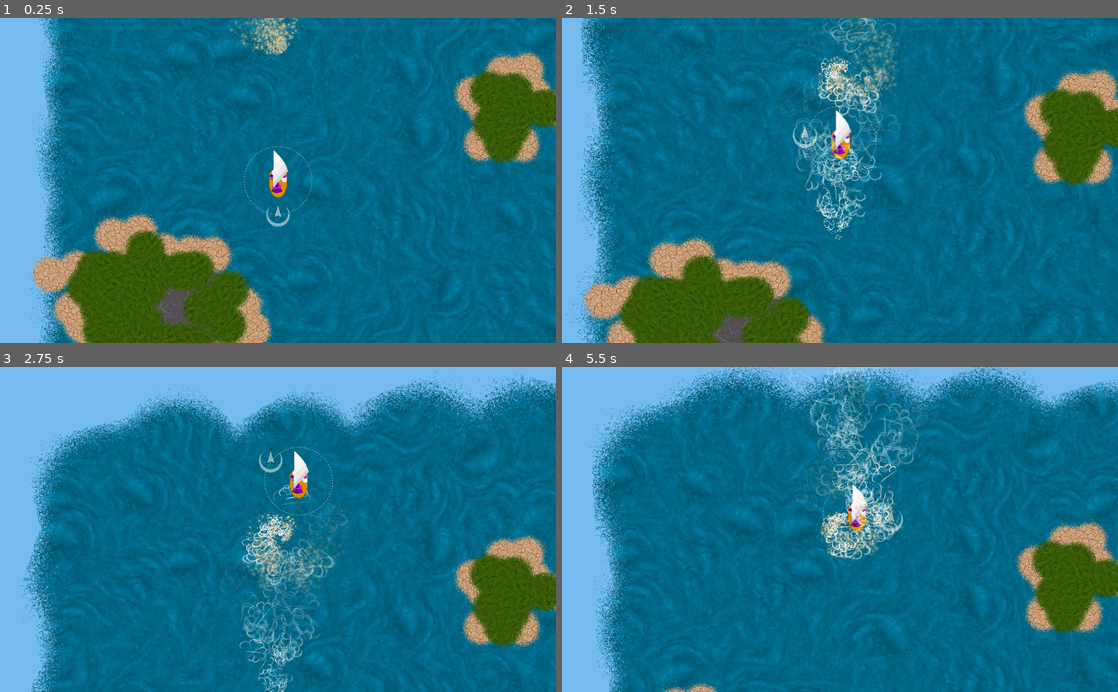
Above: before the commit, frames 1-4 (two rows, left to right).
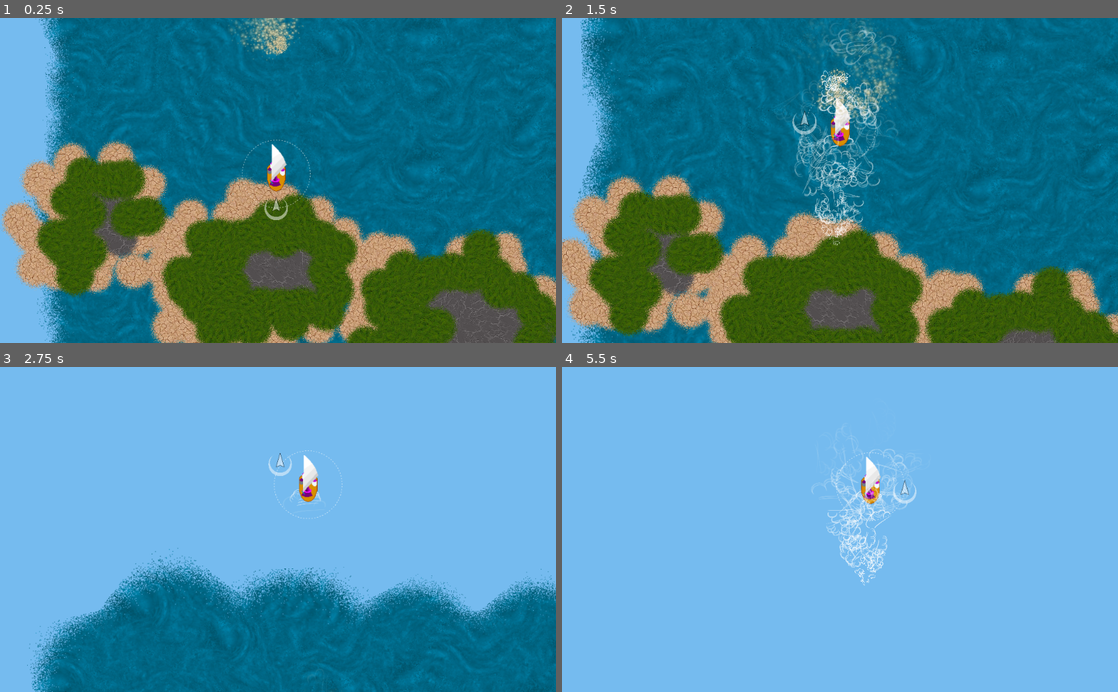
Above: after the commit, the same moments.

Repository: derhannesb/mergicians
Game: Godot game, scene res://scenes/main.tscn
Same seed, same stepped clock (60 frames per second), same inputs: the game is played once before the commit and once after it.
Inputs:
- Up to frame 1 (0.25 s): no input
- Up to frame 2 (1.5 s): hold D (right) 0.53-1.28 s; hold Space (action) 0.53-1.28 s; hold A (left) from 1.28 s (still down); tap Page Up (zoom_in) at 1.35 s
- Up to frame 3 (2.75 s): release A (left) at 2.03 s; hold D (right) from 2.03 s (still down); tap Page Down (zoom_out) at 2.1 s
- Up to frame 4 (5.5 s): tap Space (action) at 2.85 s; release D (right) at 3.53 s; hold A (left) from 3.53 s (still down); tap Page Up (zoom_in) at 3.6 s; tap Page Down (zoom_out) at 4.35 s; hold Space (action) from 5.03 s (still down)

The runs differ from the first frame. In frame 1, 46% of the frame differs, in the area x 0-100%, y 0-100%; in frame 2, 43%; in frame 3, 60%; in frame 4, 87%, in the area x 5-100%, y 0-100%.

Commit message:
terrain refinement

Diff:
--- a/scenes/Terrain.gd
+++ b/scenes/Terrain.gd
@@ -4,8 +4,8 @@
 var pl_water_part = preload("res://scenes/WaterPart.tscn")
 
 func _ready():
-	var size = Vector2 (get_viewport().size.x * 8,
-	                    get_viewport().size.y * 8)
+	var size = Vector2 (get_viewport().size.x * 5,
+	                    get_viewport().size.y * 5)
 	randomize()
 	generate_water (size)
 	generate_islands (size)
@@ -35,10 +35,10 @@
 
 func generate_islands (var size):
 	var elements = Dictionary()
-	var num_x = int (size.x / 111 + 1)
-	var num_y = int (size.y / 128 + 2)
+	var num_x = int (size.x / (128 * 0.3) + 1)
+	var num_y = int (size.y / (111 * 0.3) + 2)
 
-	for i in range(0, 8 + randi() % 10):
+	for i in range(0, 35 + randi() % 40):
 		generate_island (elements,
 		                 Vector2 (randi () % num_x,
 		                          randi () % num_y))
@@ -47,7 +47,7 @@
 func generate_island (var elements,
                       var start_position):
 
-	for a in range (0, 15 + rand_range (1, 50)):
+	for a in range (0, 20 + rand_range (1, 100)):
 		var x = int (start_position.x)
 		var y = int (start_position.y)
 
